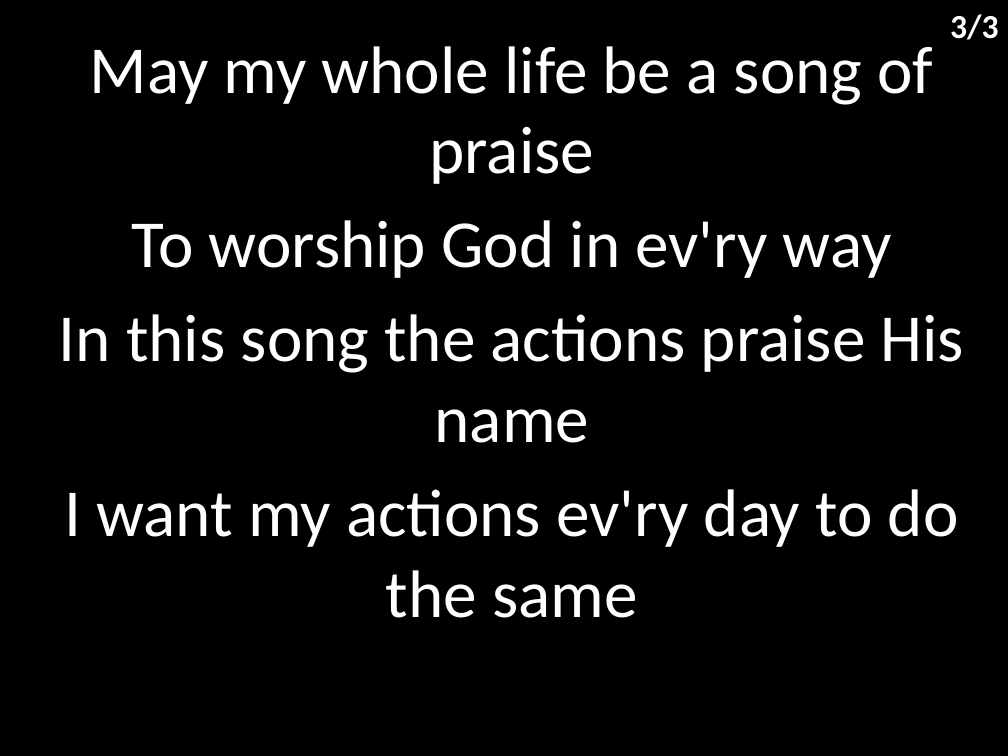
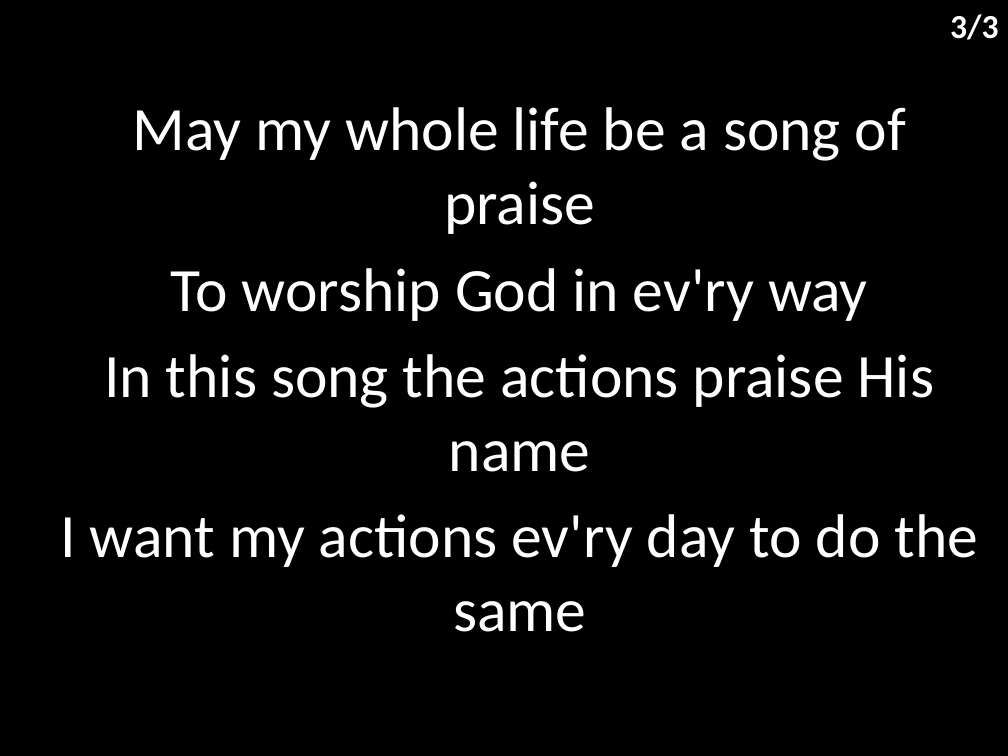
Before and after one commit to hoo-are-ya/worship, a slide deck: slide 4 of docs/songs/i reach up high.pptx. Drawn at 1008x756 pixels with LibreOffice and Linux fonts; fonts in the diff are those of the drawing. Boxes give left, top, right and bottom in pixels: in the first picture for what was removed or moved away, otherwise in the second. Text is boxed around its words. In the diff, an @@ line names an element or a change of style, - is before the commit and + after.

```diff
--- a/docs/songs/i reach up high.pptx
+++ b/docs/songs/i reach up high.pptx
@@ subtitle "May my whole life be ...": place and size @@
-subtitle "May my whole life be ..." at (59,46,965,618)
+subtitle "May my whole life be ..." at (60,107,978,632)
@@ subtitle "May my whole life be ..." at (60,107,978,632): size 48 to 44 pt @@
```
Also in this commit, not shown: 2 other slides changed, 7 other files.
